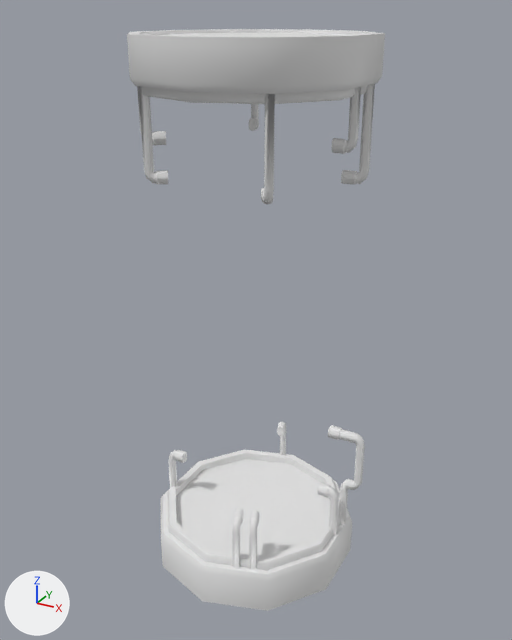
The FBX model Assets/Art/em/assets/testtube.fbx, before and after one commit.
Camera for both pictures: a camera (50 mm lens) standing at (2.51, -4.53, 4.45) and looking at (0.02, 0.0, 2.18). Arrows for +X, +Y and +Z are at lower left; the lights stay in place. Where no turn or scale is listed for an object, it has been applied to the vertices.

In view in the first picture: 'bo.tube.metal DONE'.
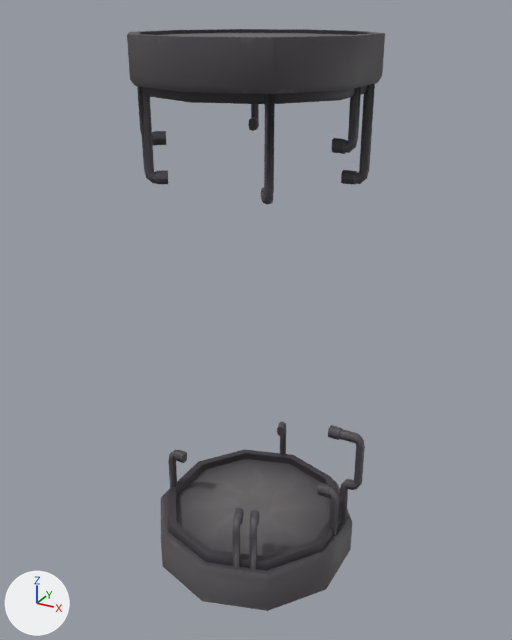
The newer file is also rescaled (x0.424), turned or shifted as a whole; pictures and numbers use the older file's frame.

Pixel boxes (x1, y1, x2, y2) of what changed, in the pictures (512 x 640 px):
'bo.tube.metal DONE', recoloured (white to grey)
    both: (127, 29, 385, 611)

What changed in the scene script:
```text
Add img_t_testtube_text_defaultmaterial_basemap_png:
    img_t_testtube_text_defaultmaterial_basemap_png = load_image('T_testtube.text_DefaultMaterial_BaseMap.png', '../textures/T_testtube.text_DefaultMaterial_BaseMap.png', 2048, 2048, 'sRGB')
Add img_em_v2testtube_text_defaultmaterial_basemap_copy_png:
    img_em_v2testtube_text_defaultmaterial_basemap_copy_png = load_image('EM_V2testtube.text_DefaultMaterial_BaseMap copy.png', '../textures/EM_V2testtube.text_DefaultMaterial_BaseMap copy.png', 2048, 2048, 'sRGB')
Add mat_material_004:
    mat_material_004 = bpy.data.materials.new('Material.004')
    # uses the picture img_em_v2testtube_text_defaultmaterial_basemap_copy_png
    # uses the picture img_t_testtube_text_defaultmaterial_basemap_png
Change me_cylinder_001:
    where me_cylinder_001.from_pydata(...)  # 1020 vertices, 1012 faces; spans x -0.84..0.92, y -0.88..0.88, z 0.0..4.3
    add me_cylinder_001.materials.append(mat_material_004)
```
